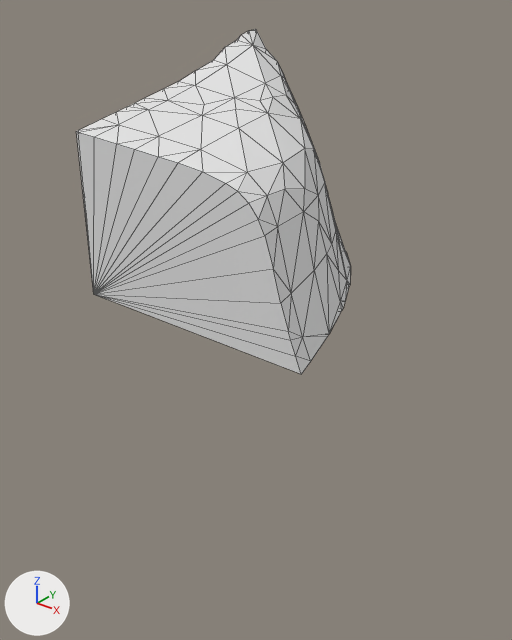
Two versions of the glTF model assets/terrain/surface_pieces/surf_41_4.glb, one commit apart.
The view is the same before and after, from a 50 mm lens placed at (105.31, 77.13, -4.46), pointed at (97.32, 87.11, -10.65). Every picture has the same lights, and +X, +Y and +Z are marked at lower left. The older version comes first. Mesh edges are drawn as thin lines. Where no turn or scale is listed for an object, it has been applied to the vertices.

The first picture shows 'geometry_0'.
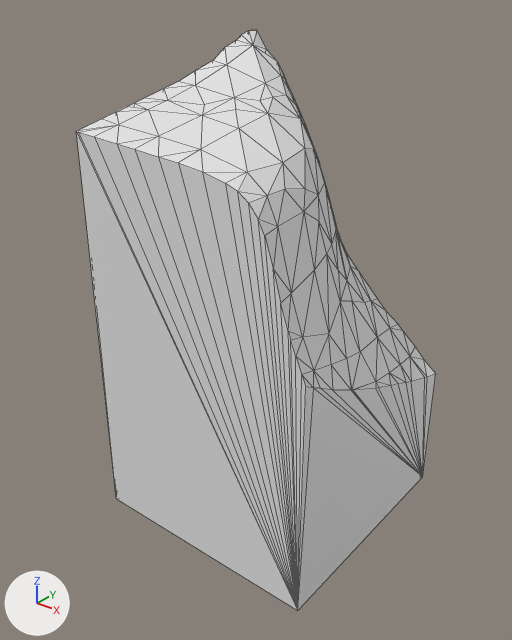
Boxes (x1, y1, x2, y2) around the edits, measured in the pictures (512 x 640 px):
'geometry_0', reshaped (31% wider, 68% taller): before (76, 29, 351, 374); after (76, 29, 436, 611)
part 1 of me_geometry_0, built on: before (76, 132, 351, 374); after (76, 132, 436, 611)

Patch to the scene script:
```diff
--- a/assets/terrain/surface_pieces/surf_41_4.glb.py
+++ b/assets/terrain/surface_pieces/surf_41_4.glb.py
@@ me_geometry_0 @@
 # used by ob_geometry_0; location = (0.0, 0.0, 0.0)
-me_geometry_0.from_pydata(...)  # 120 vertices, 236 faces; spans x 95.0..99.91, y 85.0..90.0, z -10.0..-5.5
+me_geometry_0.from_pydata(...)  # 149 vertices, 294 faces; spans x 95.0..100.0, y 85.0..90.0, z -15.0..-5.5
+# me_geometry_0 part 1
+# 14 vertices are removed from x 95.0..99.91, y 85.0..90.0, z -10.0
+# 83 faces are deleted
+# 2 vertices move from x 98.6..98.97, y 87.75..88.52, z -10.0 to x 98.77..98.87, y 88.2..88.87, z -10.49..-10.19
+# 43 vertices are added at x 95.0..100.0, y 85.0..90.0, z -15.0..-10.01
+# 141 new faces join them
```
